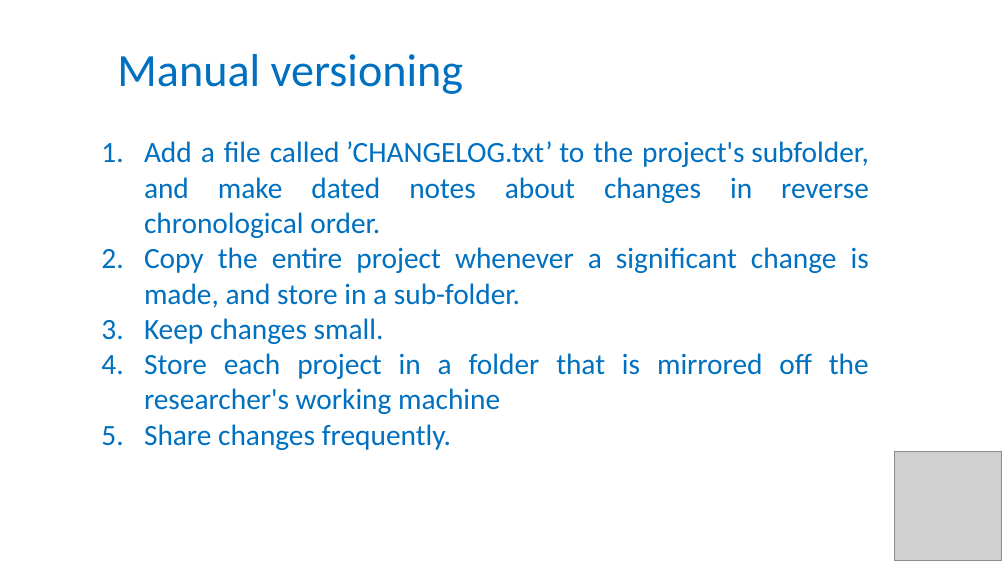
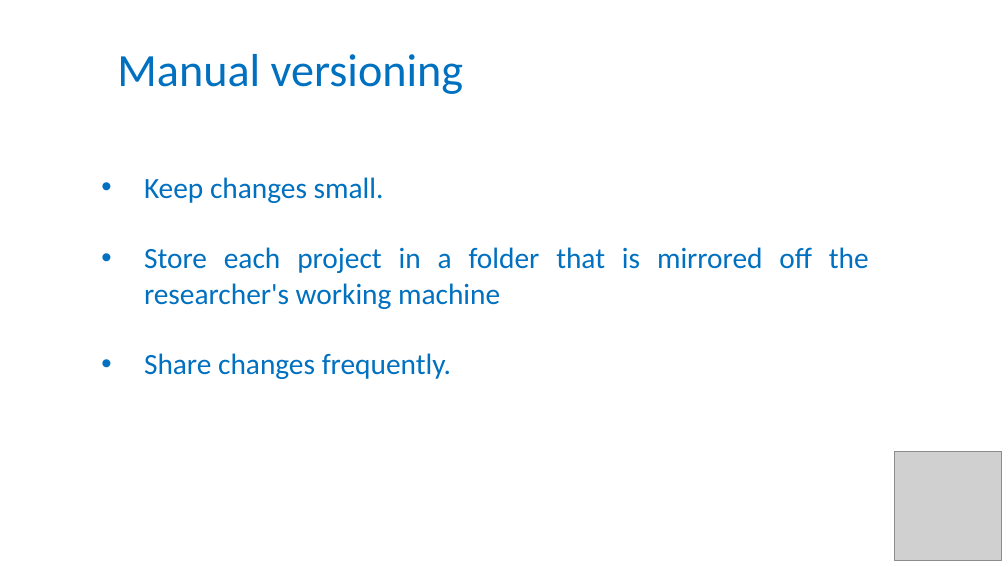
Before and after one commit to tobyhodges/solid-waddle, a slide deck: slide 9 of instructors/11-Version_Control_BT.pptx (slide 4 before the commit). Drawn at 1008x567 pixels with LibreOffice and Linux fonts; fonts in the diff are those of the drawing; grey boxes stand for pictures. Boxes give left, top, right and bottom in pixels: in the first picture for what was removed or moved away, otherwise in the second. Text is boxed around its words. In the diff, an @@ line names an element or a change of style, - is before the commit and + after.

```diff
--- a/instructors/11-Version_Control_BT.pptx
+++ b/instructors/11-Version_Control_BT.pptx
@@ text "Keep changes small." at box(144, 177, 869, 379): bullet 1. to • @@
@@ text at box(144, 141, 869, 308): paragraphs removed @@
-1. Add a file called ’CHANGELOG.txt’ to the project's subfolder, and make dated notes about changes in reverse chronological order.
-2. Copy the entire project whenever a significant change is made, and store in a sub-folder.
```
Also in this commit, not shown: 4 other slides changed, 10 slides added, 4 other files.
